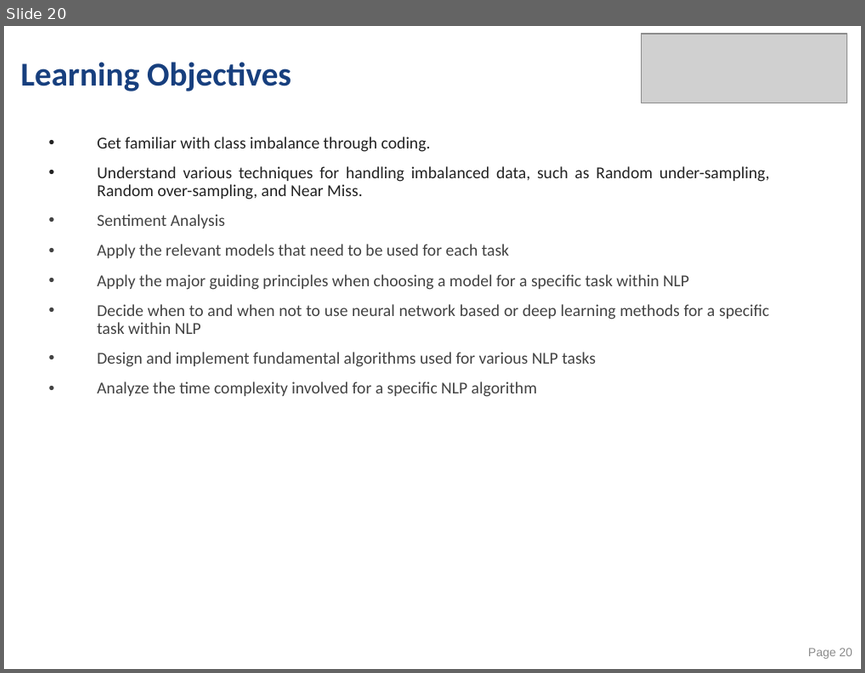
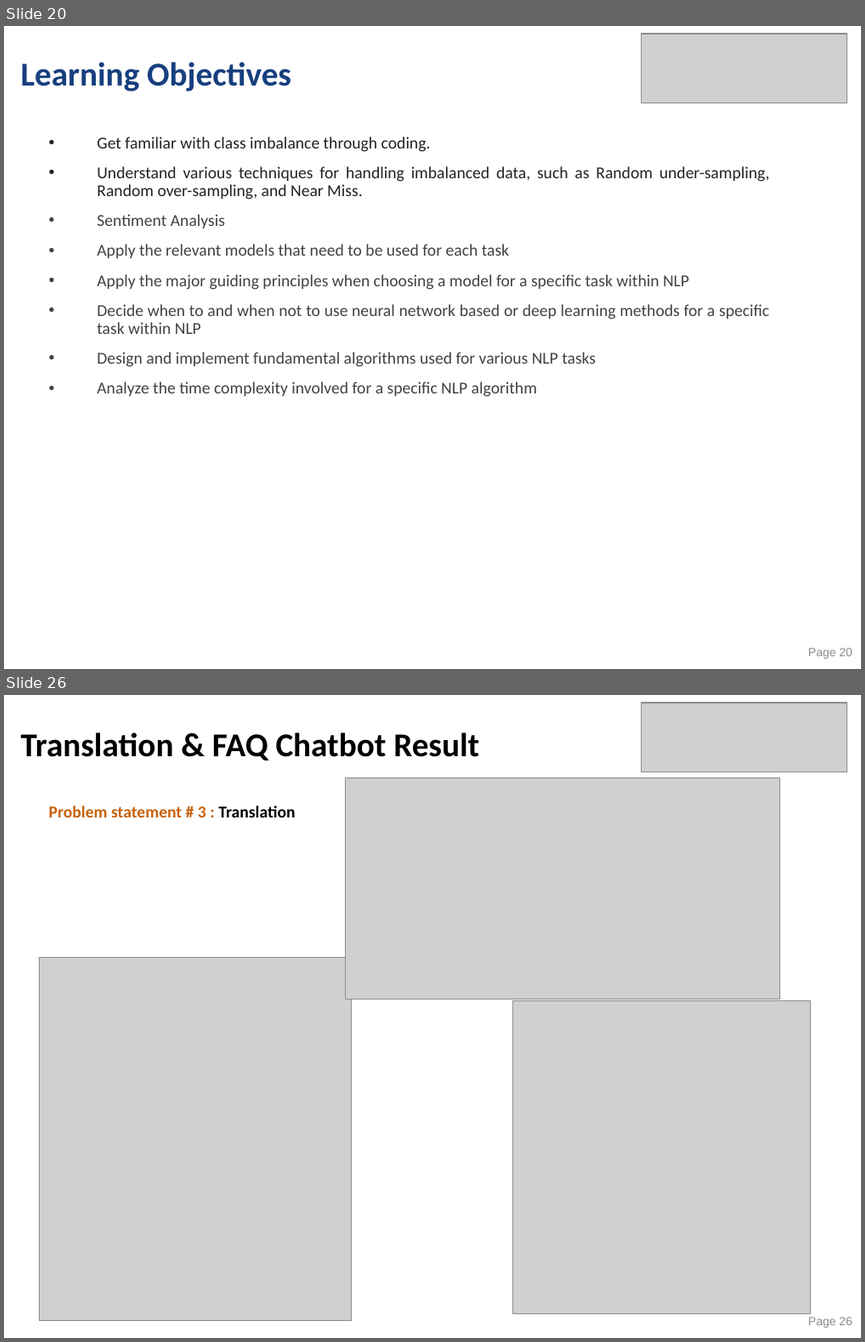
Before and after one commit to sivakrishnathota5/CommunityHelp, a slide deck: Graduate Certificate in Practical Language Processing/Project Presentation/ITSS_Practical Language Processing - Project Proposal.pptx. Shown one above the other, each under a label of ours: slide 20 before the commit, slides 20 and 26 after it; the slides between them are not shown. The pictures are 865x673 and 865x1342 pixels, drawn with LibreOffice and Linux fonts; fonts in the diff are those of the drawing; grey boxes stand for pictures. Boxes give left, top, right and bottom in pixels: in the first picture for what was removed or moved away, otherwise in the second. Text is boxed around its words. In the diff, an @@ line names an element or a change of style, - is before the commit and + after.

```diff
--- a/Graduate Certificate in Practical Language Processing/Project Presentation/ITSS_Practical Language Processing - Project Proposal.pptx
+++ b/Graduate Certificate in Practical Language Processing/Project Presentation/ITSS_Practical Language Processing - Project Proposal.pptx
@@ slide 26 added at bbox=[4, 695, 861, 1338], background #FFFFFF @@
@@ picture added at bbox=[642, 703, 847, 772] @@
@@ title added at bbox=[21, 732, 479, 760], 28 pt, text #000000, bold @@
+Translation & FAQ Chatbot Result
@@ picture added at bbox=[345, 778, 779, 999] @@
@@ text added at bbox=[49, 805, 295, 817], 14 pt, text #C76009, bold @@
+Problem statement # 3 : Translation
@@ picture added at bbox=[40, 958, 352, 1321] @@
@@ picture added at bbox=[512, 1001, 810, 1314] @@
@@ page number added at bbox=[808, 1316, 852, 1327], 10 pt, text #8C8C8C @@
+Page 26
```
Also in this commit, not shown: 4 slides changed, 2 other slides added, 59 other files.
